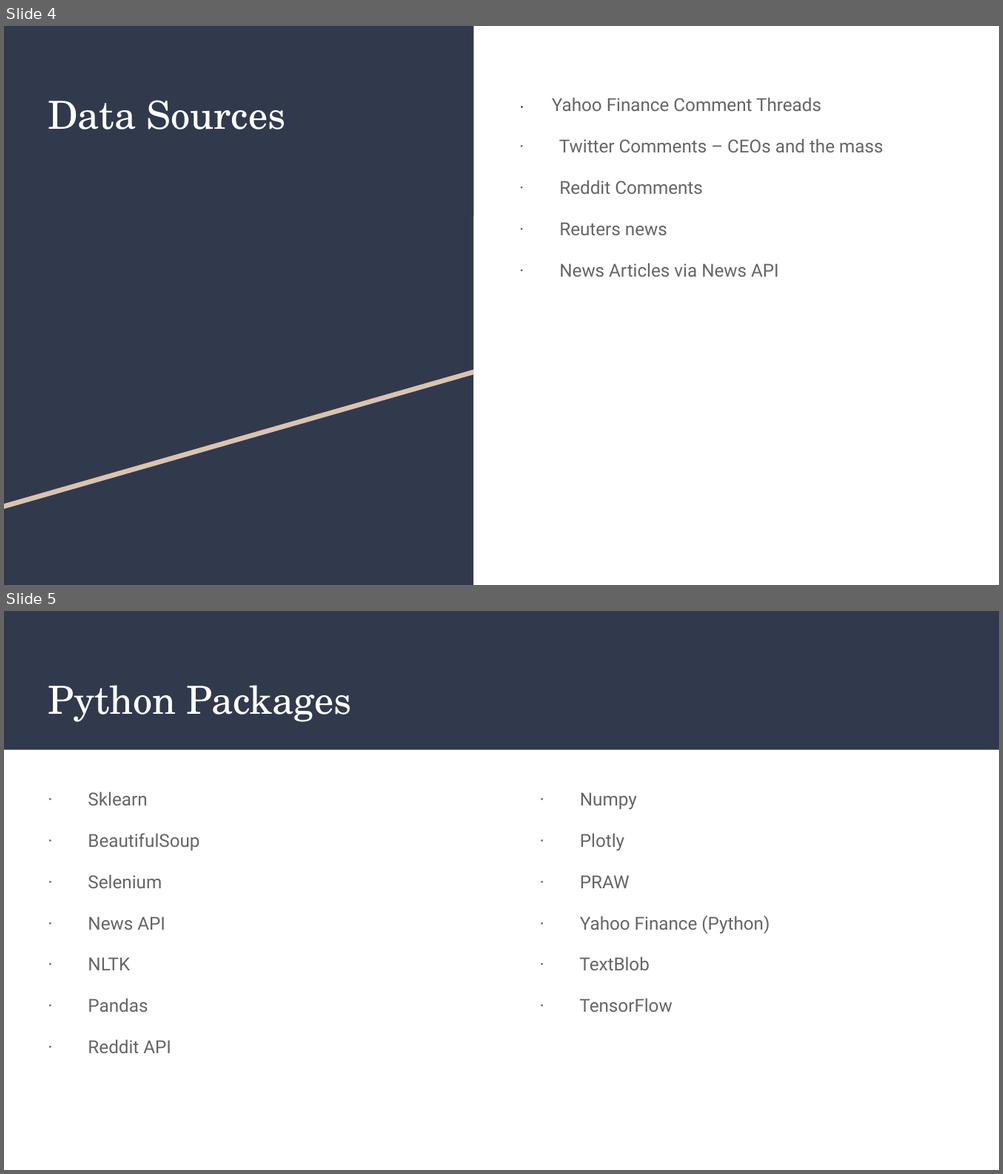
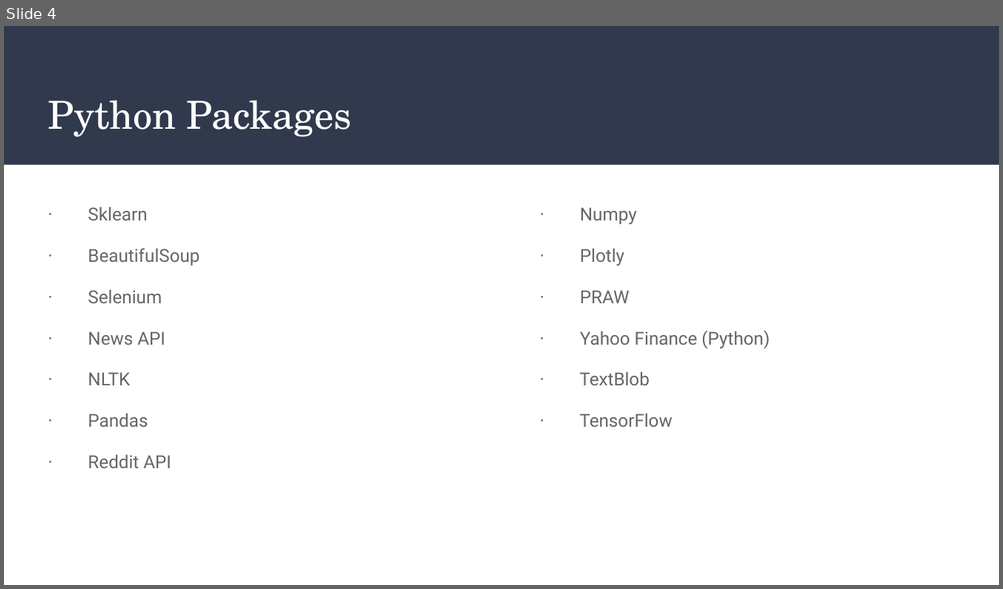
Before and after one commit to coolwonny/SNS-sentiment-and-stock-price-movement, a slide deck: Project_Presentation.pptx. Shown one above the other, each under a label of ours: slides 4 and 5 before the commit, slide 4 after it. The pictures are 1003x1174 and 1003x589 pixels, drawn with LibreOffice and Linux fonts; fonts in the diff are those of the drawing. Boxes give left, top, right and bottom in pixels: in the first picture for what was removed or moved away, otherwise in the second. Text is boxed around its words. In the diff, an @@ line names an element or a change of style, - is before the commit and + after.

```diff
--- a/Project_Presentation.pptx
+++ b/Project_Presentation.pptx
@@ slide 4 removed at (x1=4, y1=26, x2=999, y2=585), background #FFFFFF @@
@@ rectangle removed at (x1=4, y1=26, x2=473, y2=585) @@
@@ freeform shape removed at (x1=4, y1=31, x2=473, y2=509) @@
@@ freeform shape removed at (x1=4, y1=26, x2=473, y2=504) @@
@@ title removed at (x1=48, y1=100, x2=285, y2=130) @@
-Data Sources
@@ text removed at (x1=552, y1=98, x2=882, y2=277) @@
-· Yahoo Finance Comment Threads
-· Twitter Comments – CEOs and the mass
-· Reddit Comments
-· Reuters news
-· News Articles via News API
@@ what was slide 5 is now slide 4 @@
```
Also in this commit, not shown: 7 slides changed, 3 slides added, 2 other slides removed.
